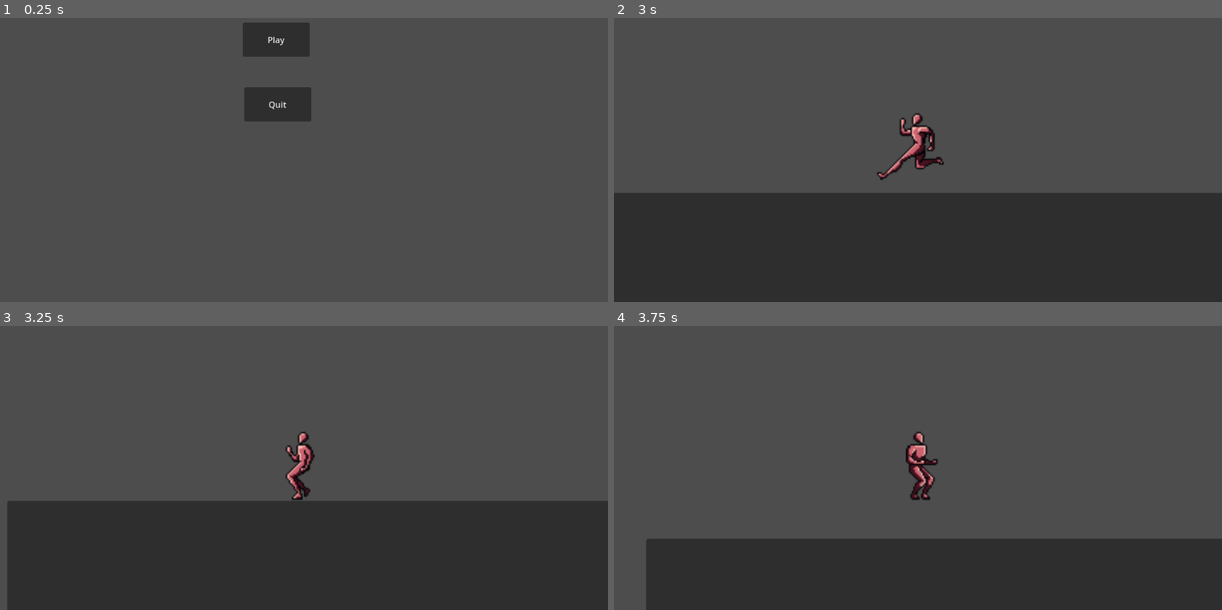
Above: before the commit, frames 1-4 (two rows, left to right).
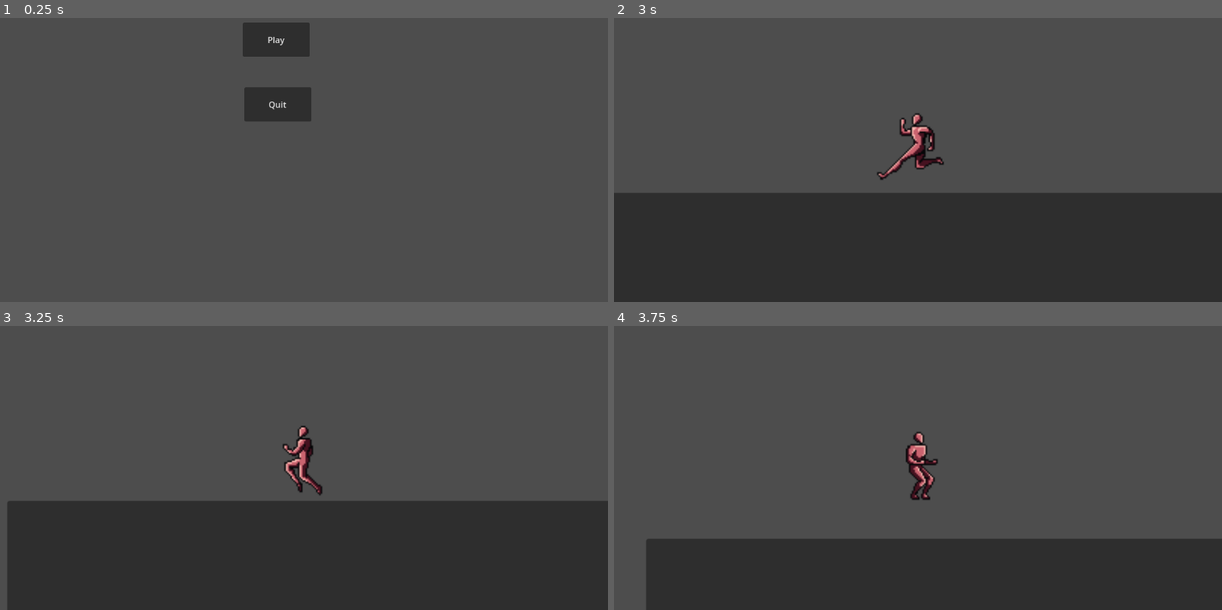
Above: after the commit, the same moments.

Repository: Antarese/Project-Alpha
Game: Godot game, scene res://Menu/Main.tscn
Two runs of this game, one before a commit and one after it. Both use one fixed random seed, a clock stepped at 60 frames per second and the inputs below.
Inputs:
- Up to frame 1 (0.25 s): no input
- Up to frame 2 (3 s): click "Play" at 0.5 s; tap Enter (ui_accept) at 1.25, 1.35, 1.52, 1.82, 2.1, 2.27, 2.57, 2.85 s; hold Right (ui_right) 1.28-2.78 s; hold Left (ui_left) from 2.78 s (still down)
- Up to frame 3 (3.25 s): keep holding Left (ui_left)
- Up to frame 4 (3.75 s): release Left (ui_left) at 3.53 s; hold Right (ui_right) from 3.53 s (still down); tap Enter (ui_accept) at 3.6 s

Frames 1-2 are identical in both runs. In frame 3, 0.8% of the frame differs, in the area x 46-54%, y 35-62%; in frame 4, nothing differs.

Commit message:
Updated Code to be more modular. Separating the functions and sub-fucntions

Diff:
--- a/Characters/Redman/redman.gd
+++ b/Characters/Redman/redman.gd
@@ -8,7 +8,7 @@
 
 # Get the gravity from the project settings to be synced with RigidBody nodes.
 var gravity = ProjectSettings.get_setting("physics/2d/default_gravity")
-
+"""
 @onready var anim = get_node("Redman_Animation_Player")
 
 func _physics_process(delta):
@@ -41,3 +41,41 @@
 	if velocity.y > 0:
 		anim.play("Fall")
 	move_and_slide()
+"""
+@onready var anim = $Redman_Animation_Player
+@onready var sprite = $Redman_Animated_Sprite_2D
+
+func _physics_process(delta):
+	apply_gravity(delta)
+	handle_jump()
+	handle_movement()
+	handle_animations()
+
+func apply_gravity(delta):
+	# Add the gravity.
+	if not is_on_floor():
+		velocity.y += gravity * delta
+
+func handle_jump():
+	if Input.is_action_just_pressed("ui_accept") and is_on_floor():
+		velocity.y = JUMP_VELOCITY
+
+func handle_movement():
+	var direction = Input.get_axis("ui_left", "ui_right")
+	if direction:
+		velocity.x = direction * SPEED
+	else:
+		velocity.x = move_toward(velocity.x, 0, SPEED)
+	sprite.flip_h = (direction == -1)
+	move_and_slide()
+
+
+func handle_animations():
+	if velocity.y < 0:
+		anim.play("Jump")
+	elif velocity.y > 0:
+		anim.play("Fall")
+	elif velocity.x !=0:
+		anim.play("Run")
+	else:
+		anim.play("Idle")
--- a/Characters/Redman/redman.tscn
+++ b/Characters/Redman/redman.tscn
@@ -248,6 +248,35 @@
 "name": &"Run",
 "speed": 8.0
 }]
+
+[sub_resource type="Animation" id="Animation_srkl5"]
+resource_name = "Fall"
+length = 0.25
+loop_mode = 2
+tracks/0/type = "value"
+tracks/0/imported = false
+tracks/0/enabled = true
+tracks/0/path = NodePath("Redman_Animated_Sprite_2D:animation")
+tracks/0/interp = 1
+tracks/0/loop_wrap = true
+tracks/0/keys = {
+"times": PackedFloat32Array(0),
+"transitions": PackedFloat32Array(1),
+"update": 1,
+"values": [&"Jump"]
+}
+tracks/1/type = "value"
+tracks/1/imported = false
+tracks/1/enabled = true
+tracks/1/path = NodePath("Redman_Animated_Sprite_2D:frame")
+tracks/1/interp = 1
+tracks/1/loop_wrap = true
+tracks/1/keys = {
+"times": PackedFloat32Array(0, 0.1, 0.2),
+"transitions": PackedFloat32Array(1, 1, 1),
+"update": 1,
+"values": [6, 7, 0]
+}
 
 [sub_resource type="Animation" id="Animation_p2aqf"]
 resource_name = "Idle"
@@ -278,6 +307,34 @@
 "values": [0, 1, 2, 3]
 }
 
+[sub_resource type="Animation" id="Animation_gd8vx"]
+resource_name = "Jump"
+length = 0.45
+tracks/0/type = "value"
+tracks/0/imported = false
+tracks/0/enabled = true
+tracks/0/path = NodePath("Redman_Animated_Sprite_2D:animation")
+tracks/0/interp = 1
+tracks/0/loop_wrap = true
+tracks/0/keys = {
+"times": PackedFloat32Array(0),
+"transitions": PackedFloat32Array(1),
+"update": 1,
+"values": [&"Jump"]
+}
+tracks/1/type = "value"
+tracks/1/imported = false
+tracks/1/enabled = true
+tracks/1/path = NodePath("Redman_Animated_Sprite_2D:frame")
+tracks/1/interp = 1
+tracks/1/loop_wrap = true
+tracks/1/keys = {
+"times": PackedFloat32Array(0, 0.1, 0.2, 0.3, 0.4),
+"transitions": PackedFloat32Array(1, 1, 1, 1, 1),
+"update": 1,
+"values": [0, 1, 2, 3, 4]
+}
+
 [sub_resource type="Animation" id="Animation_1ay38"]
 length = 0.001
 tracks/0/type = "value"
@@ -321,63 +378,6 @@
 "values": [0, 1, 2, 3, 4, 5, 6, 7, 8, 9]
 }
 
-[sub_resource type="Animation" id="Animation_srkl5"]
-resource_name = "Fall"
-length = 0.25
-loop_mode = 2
-tracks/0/type = "value"
-tracks/0/imported = false
-tracks/0/enabled = true
-tracks/0/path = NodePath("Redman_Animated_Sprite_2D:animation")
-tracks/0/interp = 1
-tracks/0/loop_wrap = true
-tracks/0/keys = {
-"times": PackedFloat32Array(0),
-"transitions": PackedFloat32Array(1),
-"update": 1,
-"values": [&"Jump"]
-}
-tracks/1/type = "value"
-tracks/1/imported = false
-tracks/1/enabled = true
-tracks/1/path = NodePath("Redman_Animated_Sprite_2D:frame")
-tracks/1/interp = 1
-tracks/1/loop_wrap = true
-tracks/1/keys = {
-"times": PackedFloat32Array(0, 0.1, 0.2),
-"transitions": PackedFloat32Array(1, 1, 1),
-"update": 1,
-"values": [6, 7, 0]
-}
-
-[sub_resource type="Animation" id="Animation_gd8vx"]
-resource_name = "Jump"
-length = 0.45
-tracks/0/type = "value"
-tracks/0/imported = false
-tracks/0/enabled = true
-tracks/0/path = NodePath("Redman_Animated_Sprite_2D:animation")
-tracks/0/interp = 1
-tracks/0/loop_wrap = true
-tracks/0/keys = {
-"times": PackedFloat32Array(0),
-"transitions": PackedFloat32Array(1),
-"update": 1,
-"values": [&"Jump"]
-}
-tracks/1/type = "value"
-tracks/1/imported = false
-tracks/1/enabled = true
-tracks/1/path = NodePath("Redman_Animated_Sprite_2D:frame")
-tracks/1/interp = 1
-tracks/1/loop_wrap = true
-tracks/1/keys = {
-"times": PackedFloat32Array(0, 0.1, 0.2, 0.3, 0.4),
-"transitions": PackedFloat32Array(1, 1, 1, 1, 1),
-"update": 1,
-"values": [0, 1, 2, 3, 4]
-}
-
 [sub_resource type="AnimationLibrary" id="AnimationLibrary_12e3m"]
 _data = {
 "Fall": SubResource("Animation_srkl5"),
